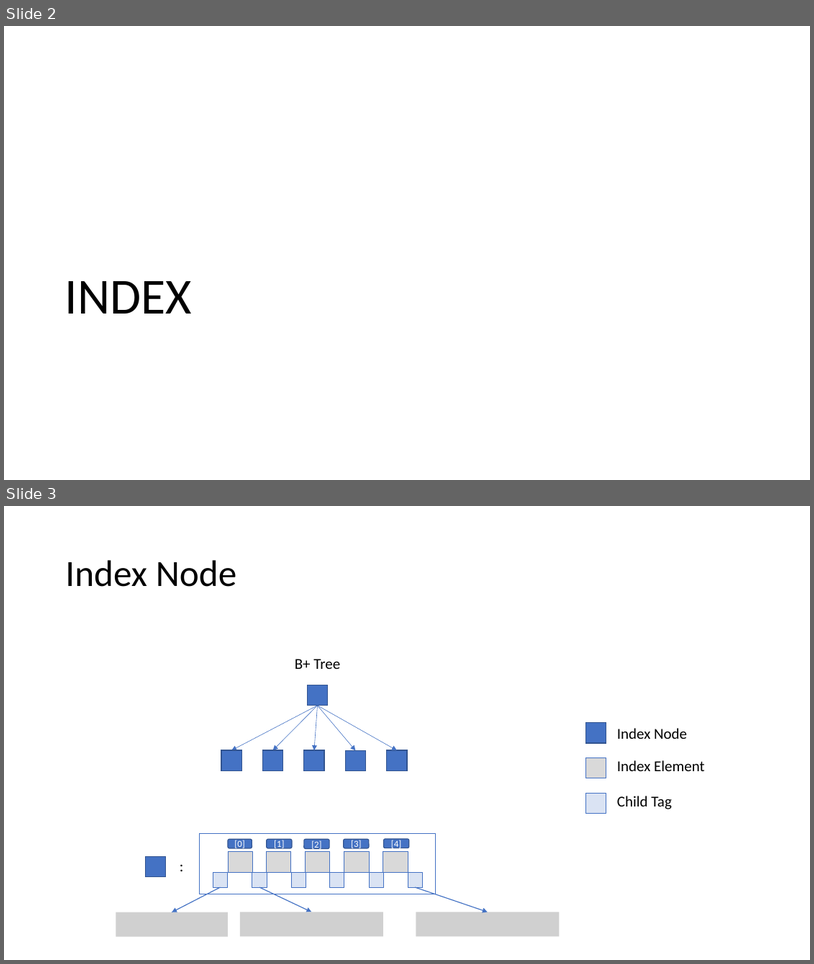
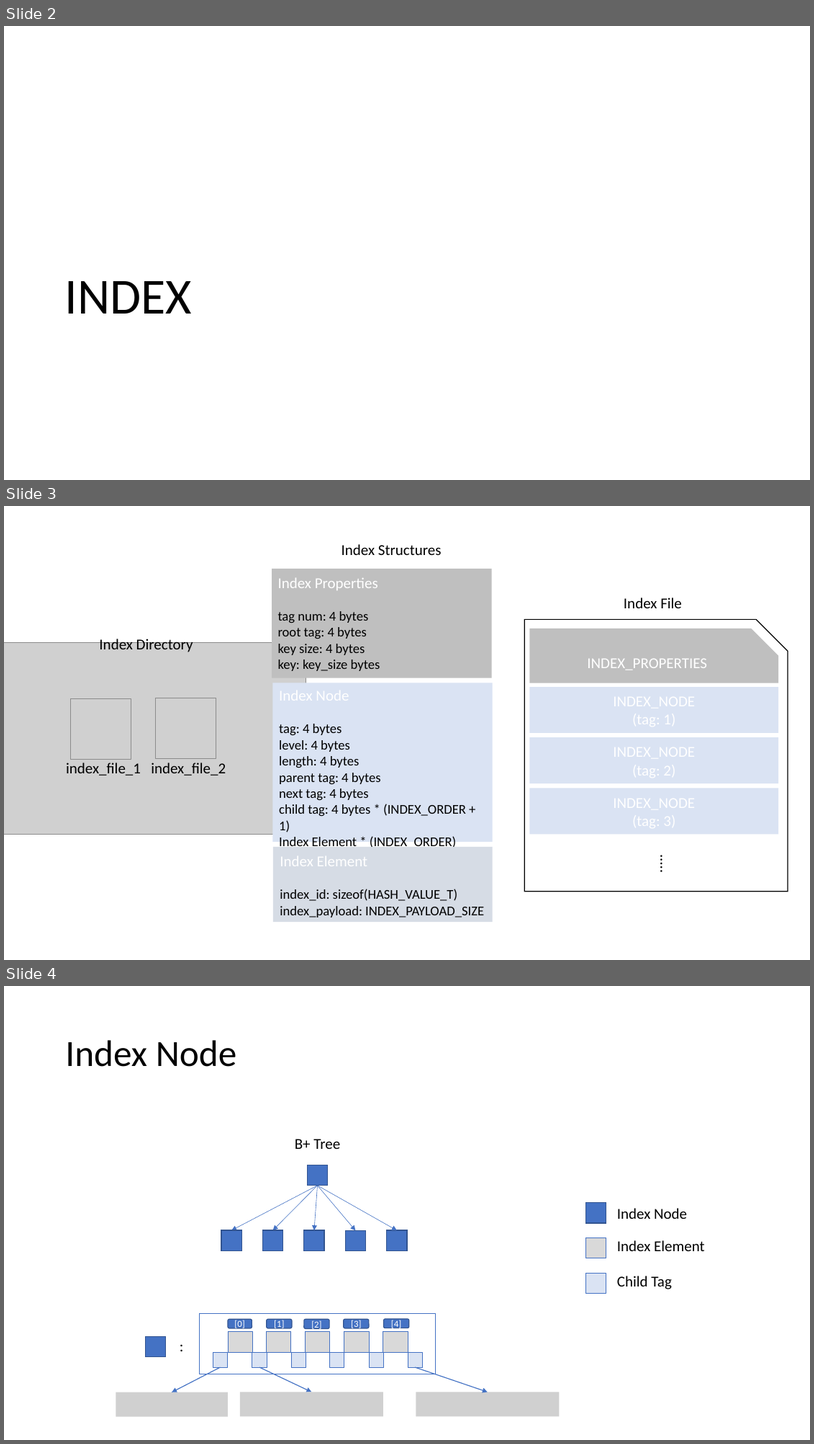
Before and after one commit to az801590/FacileDB, a slide deck: FacileDB.pptx. Shown one above the other, each under a label of ours: slides 2 and 3 before the commit, slides 2, 3 and 4 after it. The pictures are 814x964 and 814x1444 pixels, drawn with LibreOffice and Linux fonts; fonts in the diff are those of the drawing; grey boxes stand for pictures. Boxes give left, top, right and bottom in pixels: in the first picture for what was removed or moved away, otherwise in the second. Text is boxed around its words. In the diff, an @@ line names an element or a change of style, - is before the commit and + after.

```diff
--- a/FacileDB.pptx
+++ b/FacileDB.pptx
@@ slide 3 added at bbox=[4, 506, 810, 960], background #FFFFFF @@
@@ text added at bbox=[342, 544, 442, 555], 18 pt, text #000000 @@
+Index Structures
@@ snip rect added at bbox=[272, 569, 492, 678], fill #BFBFBF @@
@@ text added at bbox=[278, 578, 381, 671], 16 pt, text #000000 @@
+Index Properties
+tag num: 4 bytes
+root tag: 4 bytes
+key size: 4 bytes
+key: key_size bytes
@@ text added at bbox=[624, 597, 682, 608], 18 pt, text #000000 @@
+Index File
@@ snip round rect added at bbox=[525, 619, 788, 890], fill #FFFFFF, outline #000000 1 pt @@
@@ snip rect added at bbox=[530, 628, 779, 682], fill #BFBFBF, 18 pt, text #FFFFFF @@
+INDEX_PROPERTIES
@@ rectangle added at bbox=[273, 682, 493, 842], fill #DAE3F3 @@
@@ rectangle added at bbox=[530, 687, 779, 733], fill #DAE3F3 @@
@@ text added at bbox=[279, 723, 466, 847], 16 pt, text #000000 @@
+Index Node
+tag: 4 bytes
+level: 4 bytes
+length: 4 bytes
+parent tag: 4 bytes
+next tag: 4 bytes
+child tag: 4 bytes * (INDEX_ORDER + 1)
+Index Element * (INDEX_ORDER)
@@ rectangle added at bbox=[530, 737, 779, 783], fill #DAE3F3 @@
@@ group added at bbox=[4, 636, 306, 834]: 3 pictures, 3 texts @@
+Index Directory
+index_file_1
+index_file_2
@@ rectangle added at bbox=[530, 788, 779, 834], fill #DAE3F3 @@
@@ rectangle added at bbox=[273, 847, 493, 921], fill #D6DCE5 @@
@@ text added at bbox=[649, 849, 679, 872], 18 pt, text #000000 @@
+..…
@@ text added at bbox=[280, 888, 484, 917], 16 pt, text #000000 @@
+Index Element
+index_id: sizeof(HASH_VALUE_T)
+index_payload: INDEX_PAYLOAD_SIZE
@@ what was slide 3 is now slide 4 @@
```
Also in this commit, not shown: 1 other slide added, 4 other files.
